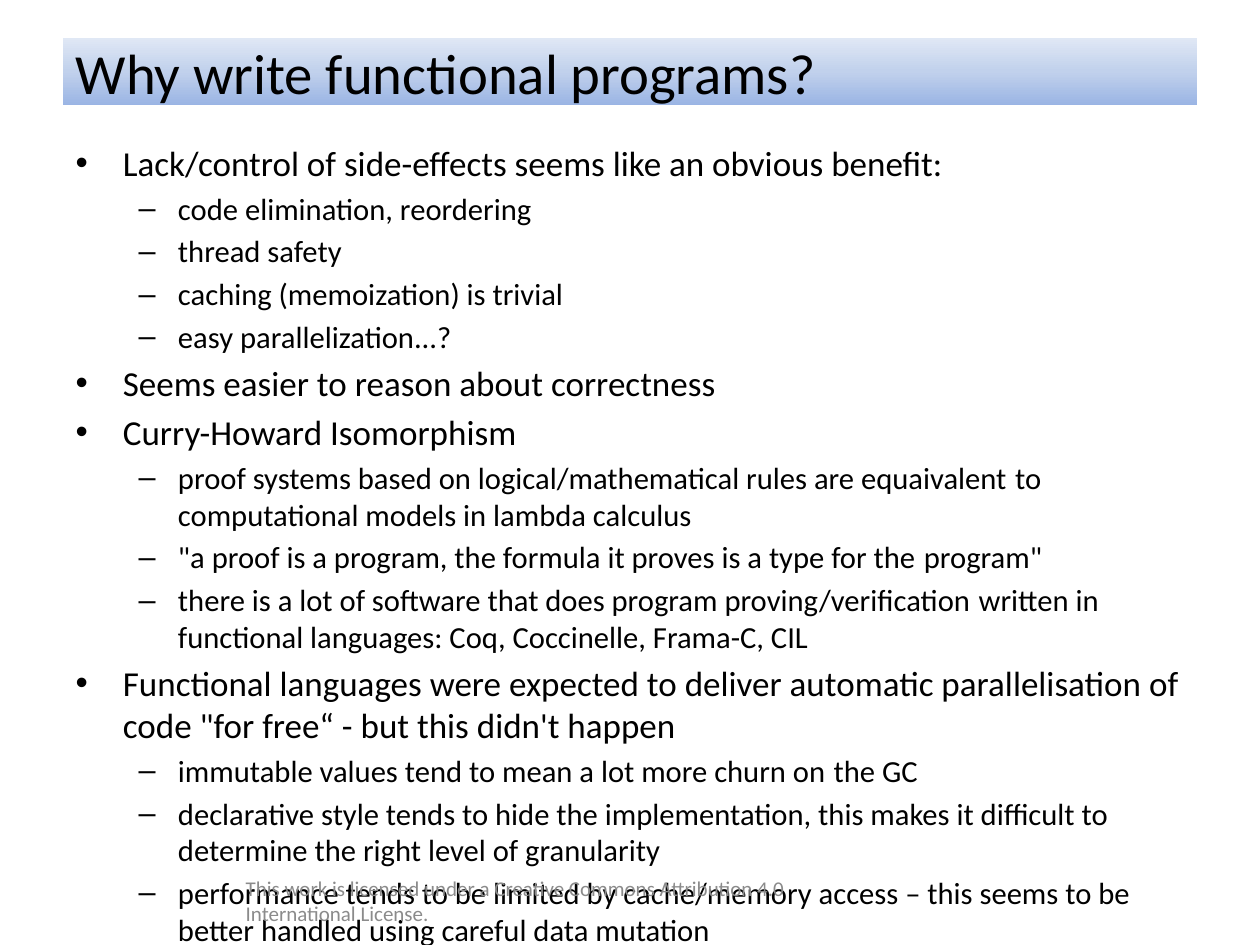
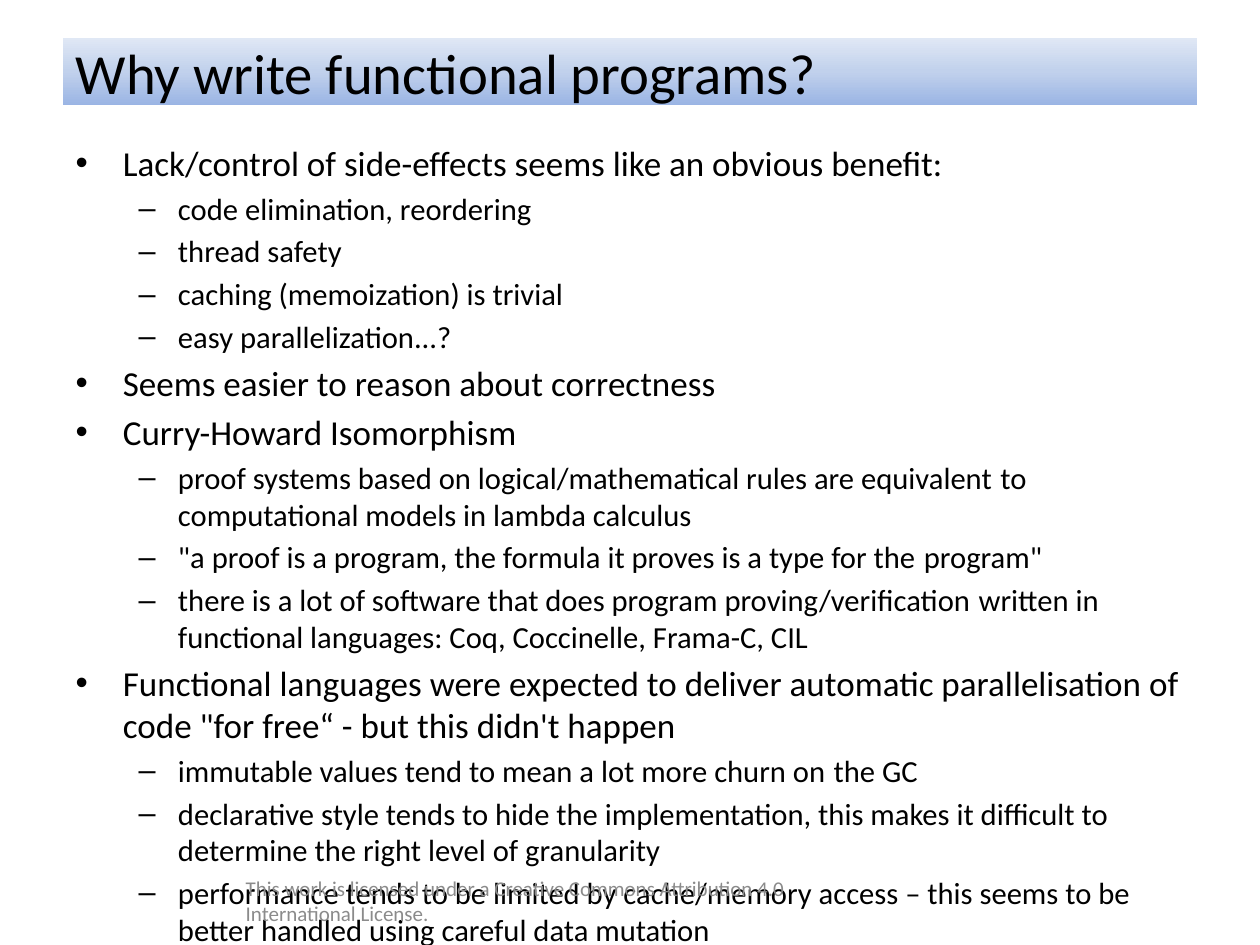
Before and after one commit to rolfeb/cisra-talks, a slide deck: slide 6 of 20140902-intro_to_functional_programming.pptx. Drawn at 1260x945 pixels with LibreOffice and Linux fonts; fonts in the diff are those of the drawing; background and template pictures are left out. Boxes give left, top, right and bottom in pixels: in the first picture for what was removed or moved away, otherwise in the second. Text is boxed around its words. In the diff, an @@ line names an element or a change of style, - is before the commit and + after.

```diff
--- a/20140902-intro_to_functional_programming.pptx
+++ b/20140902-intro_to_functional_programming.pptx
@@ text at (178,467,1026,531): text changed @@
-  – proof systems based on logical/mathematical rules are equaivalent to computational models in lambda calculus
+  – proof systems based on logical/mathematical rules are equivalent to computational models in lambda calculus
```
Also in this commit, not shown: 3 other slides changed, 15 other files.
